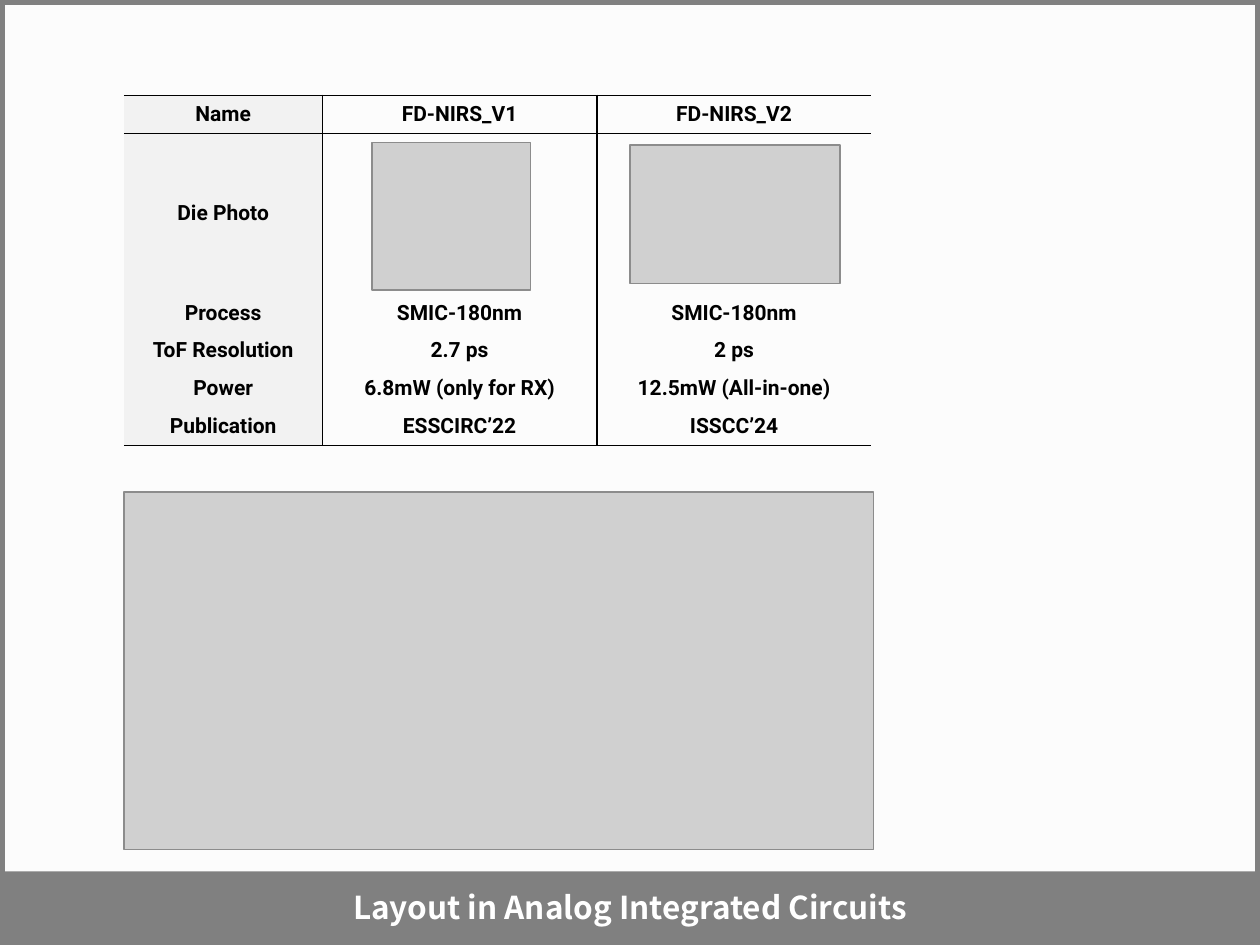
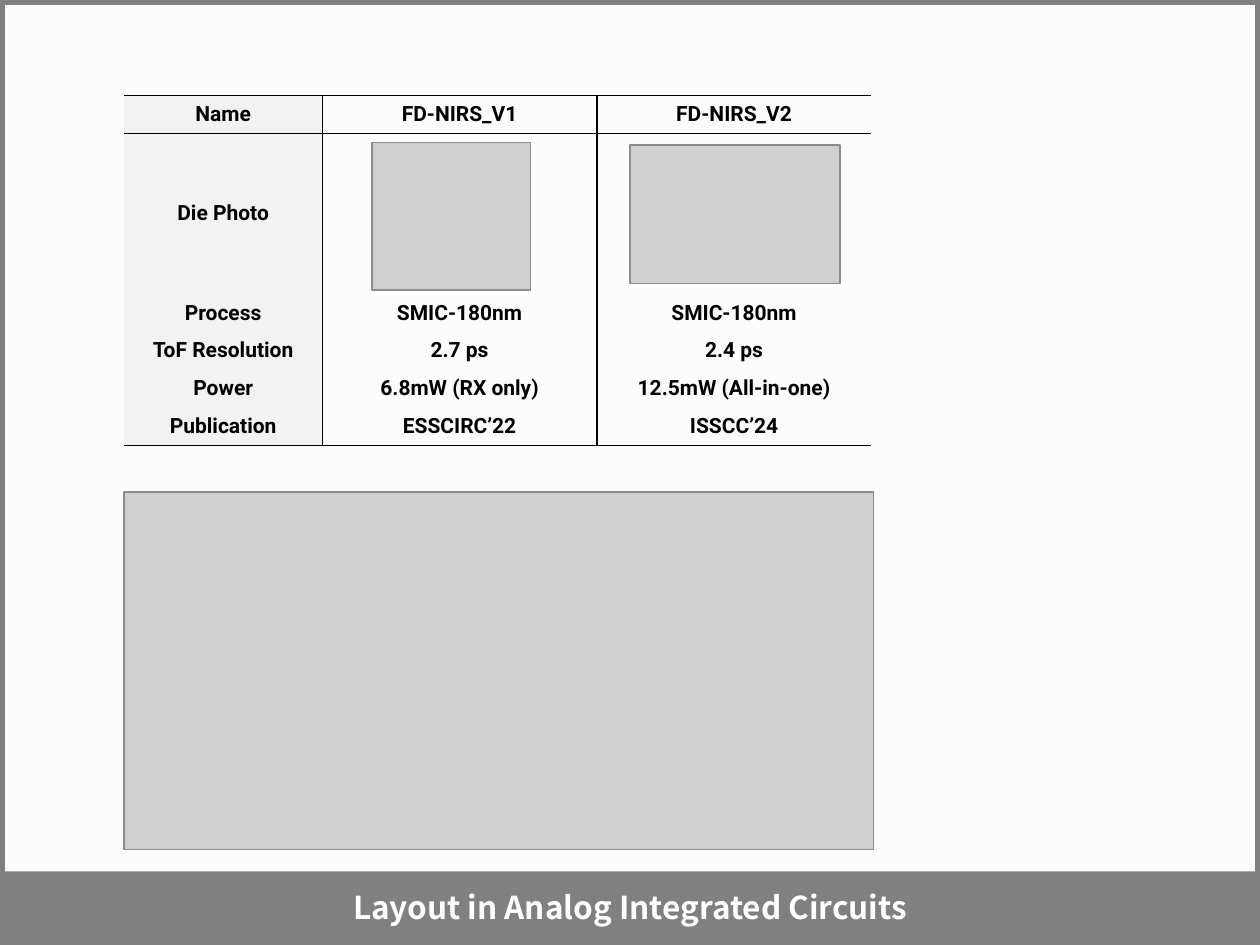
Before and after one commit to zhaojianycc/zhaojianycc.github.io, a slide deck: slide 2 of chipgallery/网站芯片模板.pptx. Drawn at 1260x945 pixels with LibreOffice and Linux fonts; fonts in the diff are those of the drawing; grey boxes stand for pictures. Boxes give left, top, right and bottom in pixels: in the first picture for what was removed or moved away, otherwise in the second. Text is boxed around its words. In the diff, an @@ line names an element or a change of style, - is before the commit and + after.

```diff
--- a/chipgallery/网站芯片模板.pptx
+++ b/chipgallery/网站芯片模板.pptx
@@ table at (123, 96, 871, 445) @@
-row 4, column 3: 2 ps
+row 4, column 3: 2.4 ps
-row 5, column 2: 6.8mW (only for RX)
+row 5, column 2: 6.8mW (RX only)
```
Also in this commit, not shown: 2 other files.
